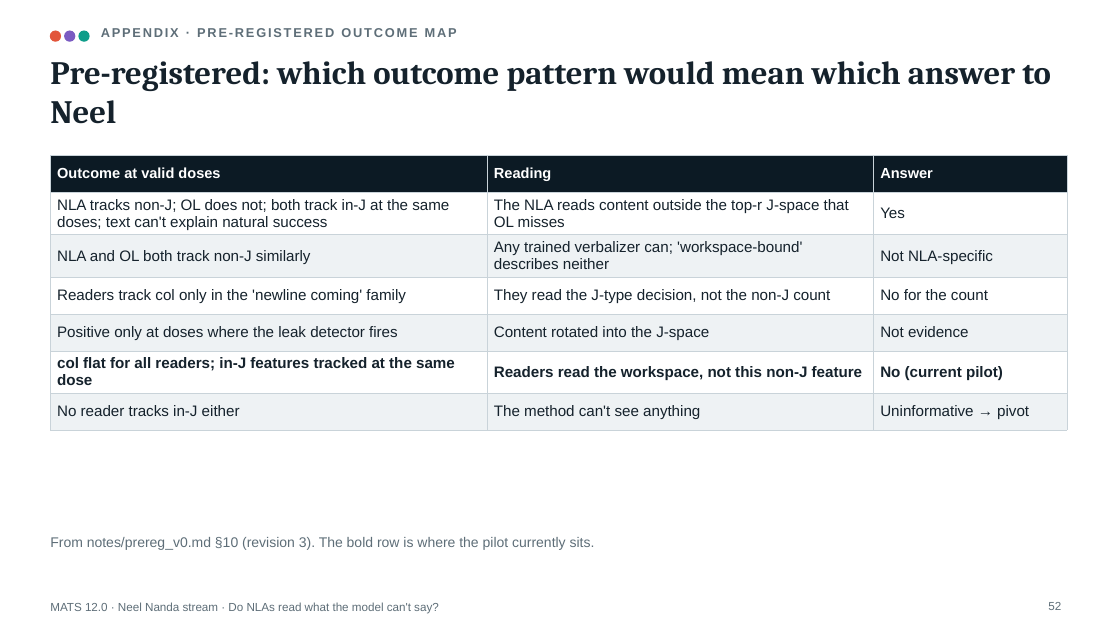
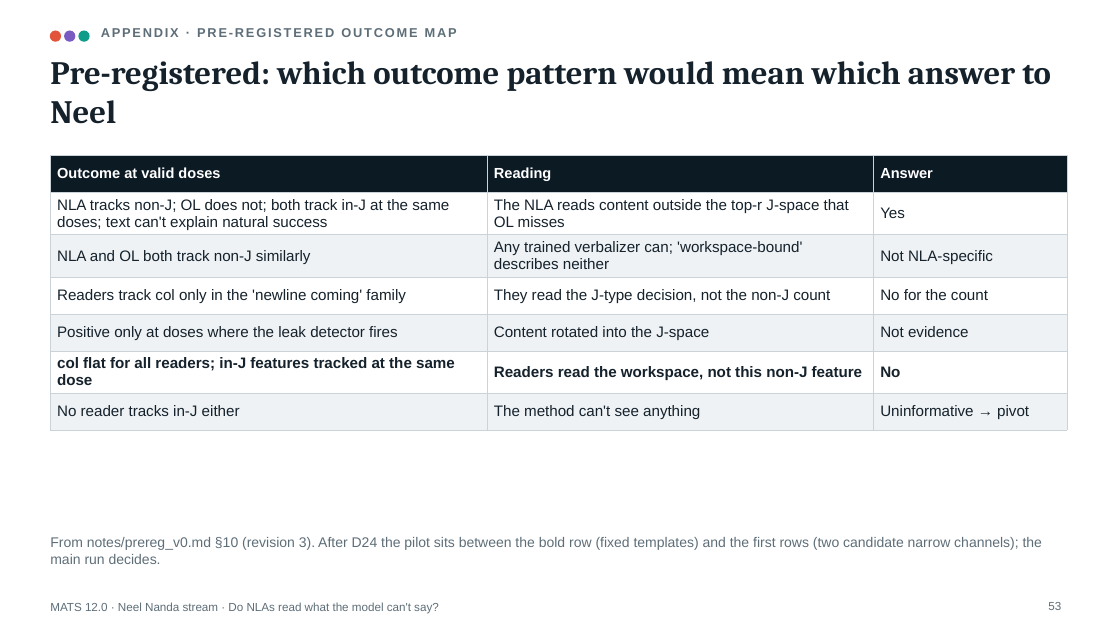
Before and after one commit to Jarus77/mats-nla-workspace, a slide deck: slide 53 of deck/mats_nla_workspace.pptx (slide 52 before the commit). Drawn at 1120x630 pixels with LibreOffice and Linux fonts; fonts in the diff are those of the drawing. Boxes give left, top, right and bottom in pixels: in the first picture for what was removed or moved away, otherwise in the second. Text is boxed around its words. In the diff, an @@ line names an element or a change of style, - is before the commit and + after.

Commit message:
feat: deck v3 (56 slides; col claim retracted; two-branch answer; forking paths disclosed)

```diff
--- a/deck/mats_nla_workspace.pptx
+++ b/deck/mats_nla_workspace.pptx
@@ table at box(50, 155, 1067, 423) @@
-row 6, column 3: No (current pilot)
+row 6, column 3: No
@@ text at box(50, 537, 1042, 564): text changed @@
-From notes/prereg_v0.md §10 (revision 3). The bold row is where the pilot currently sits.
+From notes/prereg_v0.md §10 (revision 3). After D24 the pilot sits between the bold row (fixed templates) and the first rows (two candidate narrow channels); the main run decides.
```
Also in this commit, not shown: 22 other slides changed, 2 slides added, 1 slide removed, 9 other files.
